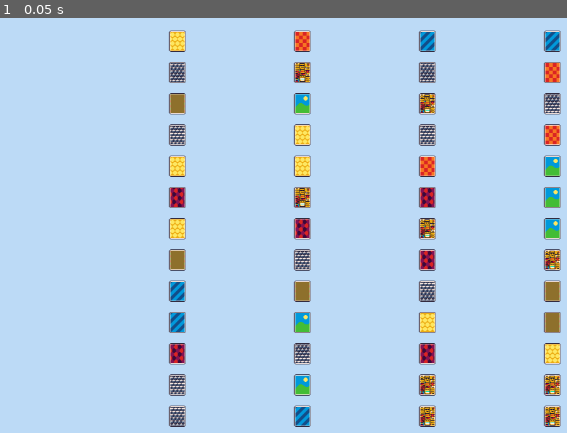
Above: before the commit, frame 1.
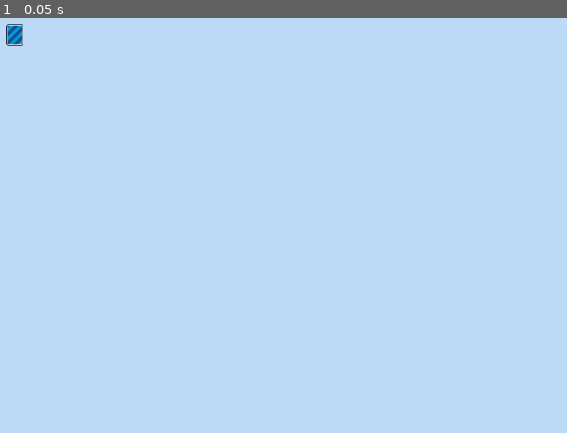
Above: after the commit, the same moment.

Repository: UNIZAR-30226-2024-08/front-Escritorio
Game: Godot game, scene res://Prefabs/Main_scene.tscn
Two runs of this game, one before a commit and one after it. Both use one fixed random seed, a clock stepped at 60 frames per second and the inputs below.
Inputs:
- Up to frame 1 (0.05 s): no input

The runs differ from the first frame. In frame 1, 8.3% of the frame differs, in the area x 1-99%, y 1-99%.

Commit message:
closed #1

Diff:
--- a/Src/Deck.gd
+++ b/Src/Deck.gd
@@ -5,16 +5,18 @@
 var types = ["Spade", "Heart", "Diamond", "Club"]
 
 func _ready():
+	self.position = Vector2(40, 40)
 	for i in range(4):
 		for j in range(13):
 			var newCard = card.instantiate()
-			newCard.position = Vector2(i * 200 + 300, j * 50 + 50)
-			newCard.new(j, types[i], false, randi()%8)
+			newCard.new(j, types[i], false, 0)
 			add_child(newCard)
 
-func dealCard() -> Node:
+func deal_card() -> Node:
 	var childCount = get_child_count()
-	var randomCardIndex = randi() % childCount
-	var randomCard = get_child(randomCardIndex)
-	remove_child(randomCard)
-	return randomCard
+	if childCount > 0 :
+		var randomCardIndex = randi() % childCount
+		var randomCard = get_child(randomCardIndex)
+		remove_child(randomCard)
+		return randomCard
+	return null
